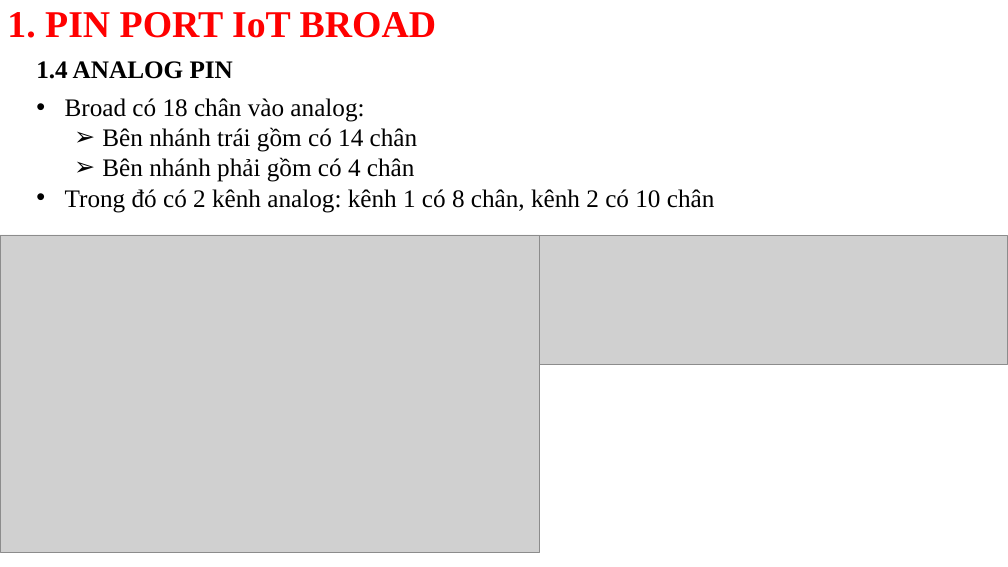
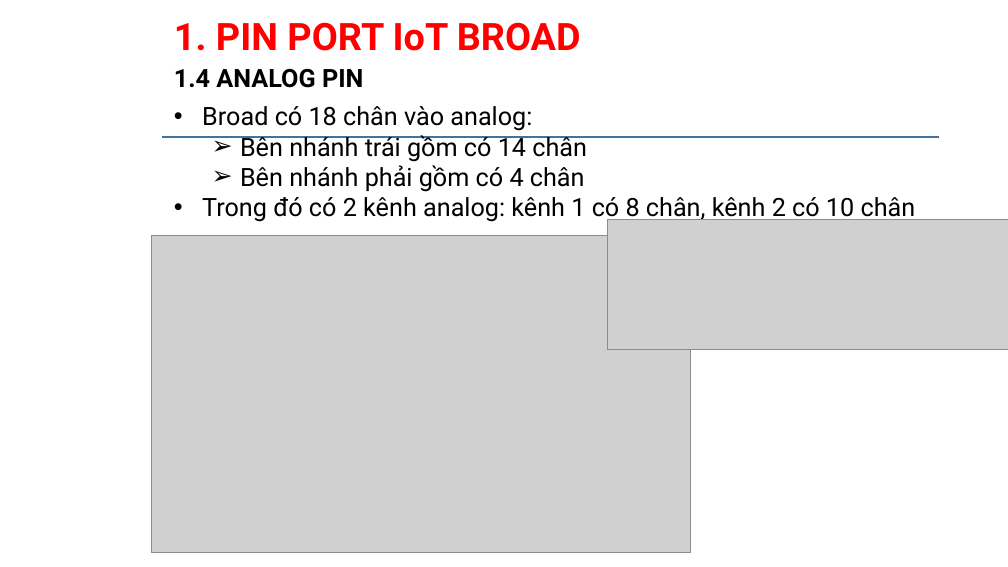
Before and after one commit to daotuyen9244/Indruino-Iot-Project, a slide deck: slide 5 of FW/Phuc/WEEK1_wifi kit 32 broad/SLITE WIFI KIT 32.pptx (slide 4 before the commit). Drawn at 1008x567 pixels with LibreOffice and Linux fonts; fonts in the diff are those of the drawing; grey boxes stand for pictures; background and template pictures are left out. Boxes give left, top, right and bottom in pixels: in the first picture for what was removed or moved away, otherwise in the second. Text is boxed around its words. In the diff, an @@ line names an element or a change of style, - is before the commit and + after.

```diff
--- a/FW/Phuc/WEEK1_wifi kit 32 broad/SLITE WIFI KIT 32.pptx
+++ b/FW/Phuc/WEEK1_wifi kit 32 broad/SLITE WIFI KIT 32.pptx
@@ font Times New Roman to Roboto in 3 elements at bbox=[202, 106, 916, 222], bbox=[174, 68, 363, 88], bbox=[174, 22, 581, 51] @@
@@ text "1. PIN PORT IoT BROAD": place and size @@
-text "1. PIN PORT IoT BROAD" at bbox=[7, 12, 436, 38]
+text "1. PIN PORT IoT BROAD" at bbox=[174, 22, 581, 51]
@@ text "1.4 ANALOG PIN": place and size @@
-text "1.4 ANALOG PIN" at bbox=[36, 61, 233, 79]
+text "1.4 ANALOG PIN" at bbox=[174, 68, 363, 88]
@@ text "Broad có 18 chân vào ...": place and size @@
-text "Broad có 18 chân vào ..." at bbox=[65, 98, 715, 213]
+text "Broad có 18 chân vào ..." at bbox=[202, 106, 916, 222]
@@ rectangle added at bbox=[163, 136, 939, 138], fill #D9D9D9, outline #43739E 1 pt @@
@@ picture: place and size @@
-picture at bbox=[0, 235, 540, 553]
+picture at bbox=[151, 235, 691, 553]
@@ picture: place and size @@
-picture at bbox=[540, 235, 1008, 365]
+picture at bbox=[607, 220, 1008, 350]
```
Also in this commit, not shown: 12 other slides changed, 2 slides added, 12 other files.
